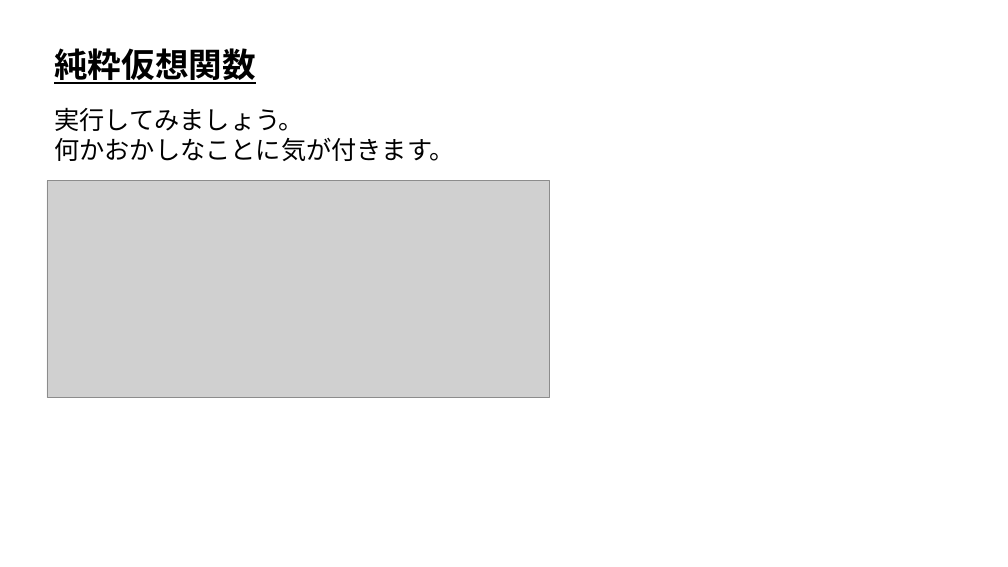
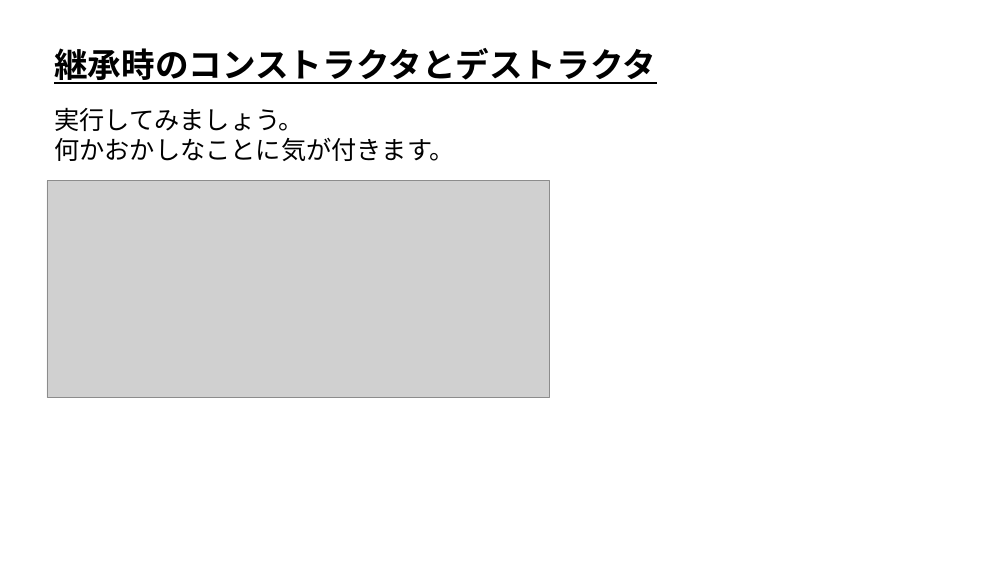
Before and after one commit to ArakiYusuke-Ohara/Textbook, a slide deck: slide 4 of ゲーム科1年/01_後期/プログラミングⅢ/14_継承時のコンストラクタとデストラクタ.pptx. Drawn at 1008x567 pixels with LibreOffice and Linux fonts; fonts in the diff are those of the drawing; grey boxes stand for pictures. Boxes give left, top, right and bottom in pixels: in the first picture for what was removed or moved away, otherwise in the second. Text is boxed around its words. In the diff, an @@ line names an element or a change of style, - is before the commit and + after.

```diff
--- a/ゲーム科1年/01_後期/プログラミングⅢ/14_継承時のコンストラクタとデストラクタ.pptx
+++ b/ゲーム科1年/01_後期/プログラミングⅢ/14_継承時のコンストラクタとデストラクタ.pptx
@@ text at (54,48,656,84): text changed @@
-純粋仮想関数
+継承時のコンストラクタとデストラクタ
```
Also in this commit, not shown: 8 other slides changed, 1 other file.
